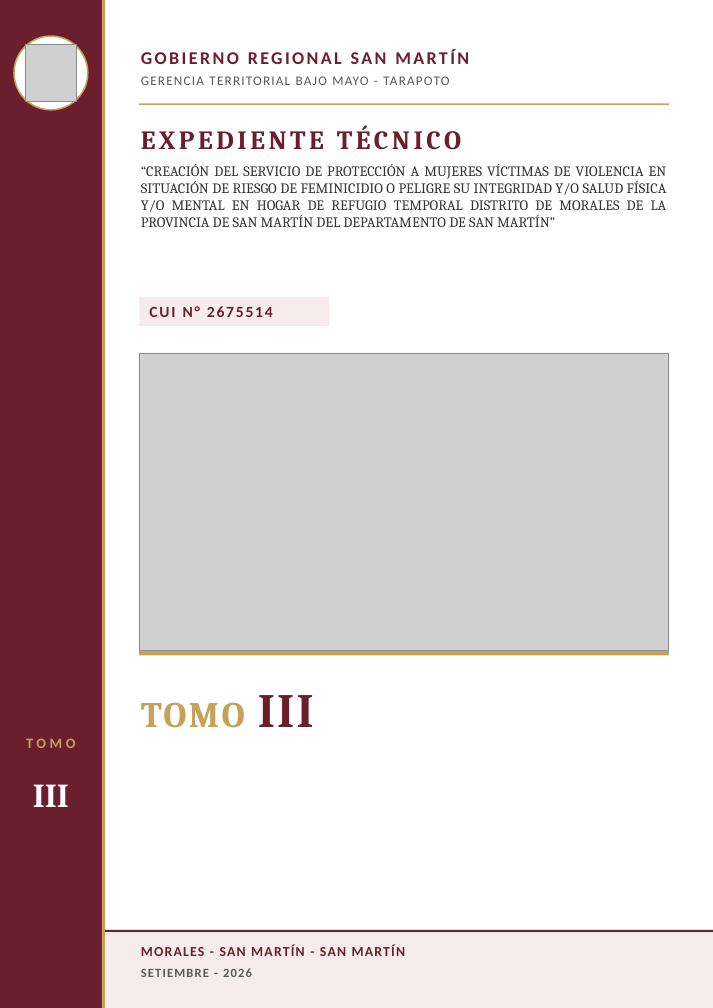
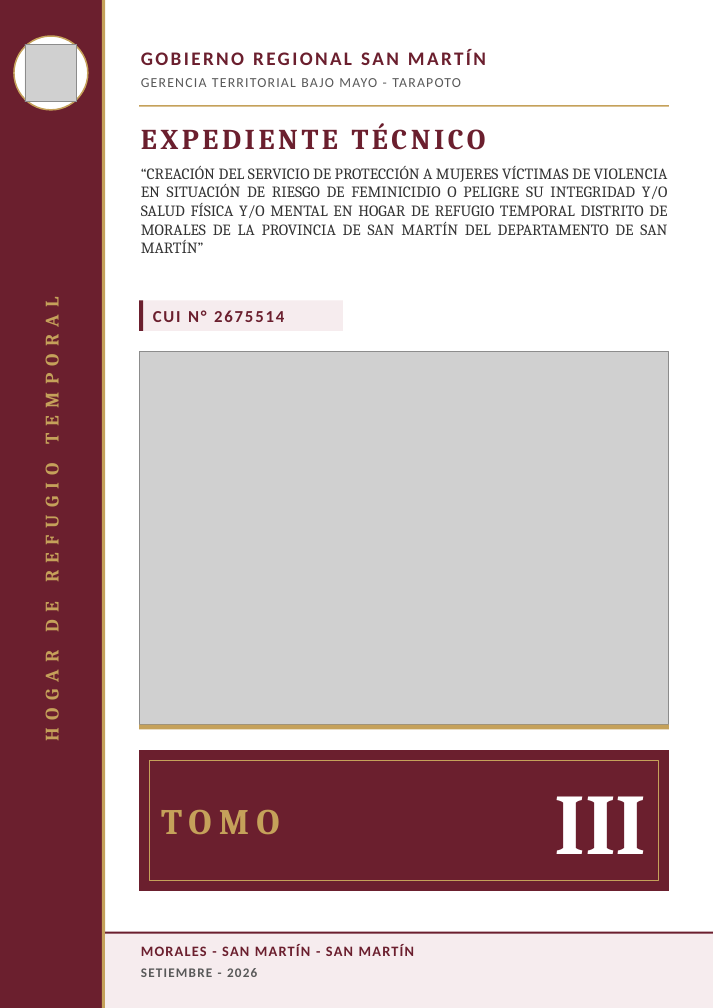
Before and after one commit to josedelcarmenpizarrosuarez10-debug/holaaa, a slide deck: slide 3 of entregables/CARATULAS_TOMOS_I_AL_X_HOGAR_REFUGIO.pptx. Drawn at 713x1008 pixels with LibreOffice and Linux fonts; fonts in the diff are those of the drawing; grey boxes stand for pictures. Boxes give left, top, right and bottom in pixels: in the first picture for what was removed or moved away, otherwise in the second. Text is boxed around its words. In the diff, an @@ line names an element or a change of style, - is before the commit and + after.

```diff
--- a/entregables/CARATULAS_TOMOS_I_AL_X_HOGAR_REFUGIO.pptx
+++ b/entregables/CARATULAS_TOMOS_I_AL_X_HOGAR_REFUGIO.pptx
@@ text "GOBIERNO REGIONAL SAN MARTÍN" at <box>141,49,486,65</box>: size 15 to 16 pt @@
@@ text "GERENCIA TERRITORIAL BAJO MAYO - ..." at <box>141,78,461,87</box>: size 11 to 11.5 pt @@
@@ text "EXPEDIENTE TÉCNICO" at <box>141,123,486,150</box>: size 22 to 24 pt @@
@@ text "“CREACIÓN DEL SERVICIO DE PROTECCIÓN ..." at <box>141,166,668,253</box>: size 12 to 13 pt @@
@@ text added at <box>38,315,63,739</box>, 16 pt, text #C5A15A, bold @@
+HOGAR DE REFUGIO TEMPORAL
@@ rectangle: place and size @@
-rectangle at <box>139,297,328,325</box>
+rectangle at <box>139,300,342,330</box>
@@ rectangle added at <box>139,300,143,330</box>, fill #6B1F2E @@
@@ text "CUI N° 2675514" at <box>153,310,284,322</box>: size 13 to 14 pt @@
@@ picture: place and size @@
-picture at <box>139,353,668,650</box>
+picture at <box>139,351,668,724</box>
@@ text removed at <box>141,695,314,728</box> @@
-TOMO III
@@ rectangle: place and size @@
-rectangle at <box>139,651,668,656</box>
+rectangle at <box>139,725,668,730</box>
@@ rectangle added at <box>139,750,668,891</box>, fill #6B1F2E @@
@@ rectangle added at <box>149,760,659,881</box>, outline #C5A15A 1 pt @@
@@ text "TOMO": place and size @@
-text "TOMO" at <box>26,738,75,748</box>
+text "TOMO" at <box>161,810,279,835</box>
@@ text "TOMO" at <box>161,810,279,835</box>: size 12 to 30 pt, font Calibri to Cambria, letter spacing 3 to 6 pt; alignment centre to left; vertical alignment top to middle @@
@@ text "III": place and size @@
-text "III" at <box>33,784,69,807</box>
+text "III" at <box>554,796,647,854</box>
@@ text "III" at <box>554,796,647,854</box>: size 28 to 72 pt; alignment centre to right @@
@@ text "MORALES - SAN MARTÍN - ..." at <box>141,944,414,956</box>: size 11.5 to 12 pt @@
@@ text "SETIEMBRE - 2026" at <box>141,968,257,977</box>: size 10.5 to 11 pt @@
```
Also in this commit, not shown: 9 other slides changed, 3 other files.
